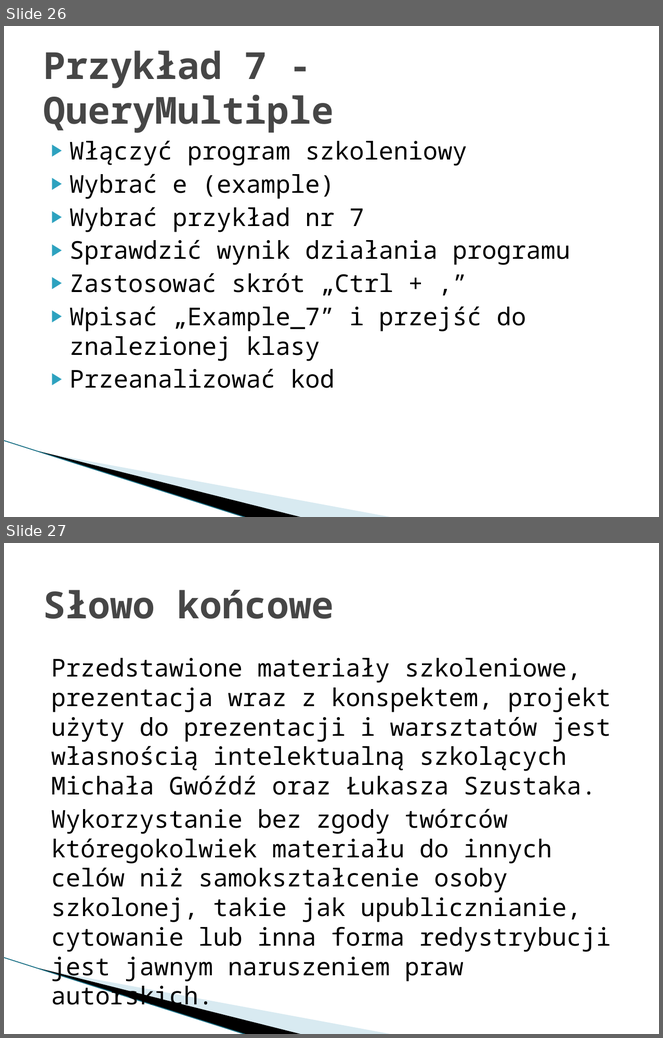
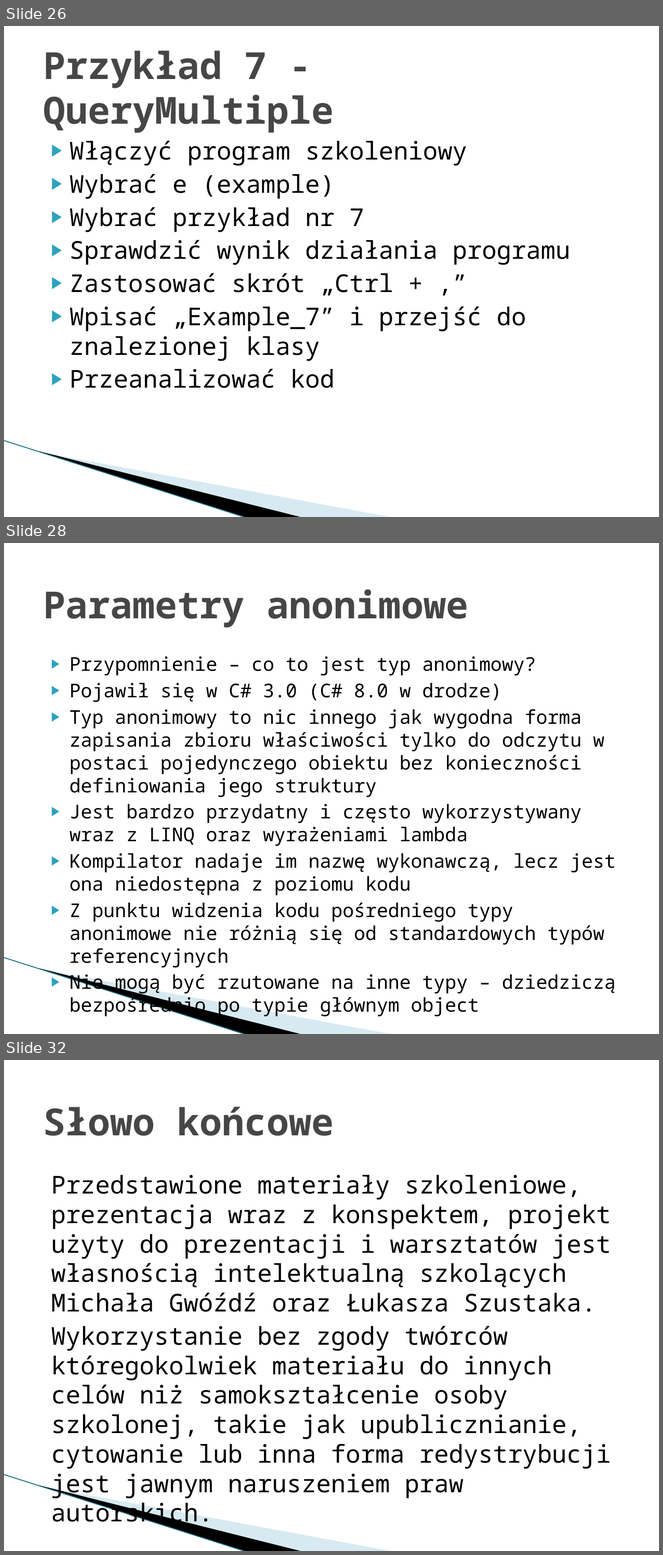
Before and after one commit to mietghar/Dapper_Workshop, a slide deck: Files/Szkolenie warsztatowe Dapper.pptx. Shown one above the other, each under a label of ours: slides 26 and 27 before the commit, slides 26, 28 and 32 after it; the slides between them are not shown. The pictures are 663x1038 and 663x1555 pixels, drawn with LibreOffice and Linux fonts; fonts in the diff are those of the drawing; background and template pictures are left out. Boxes give left, top, right and bottom in pixels: in the first picture for what was removed or moved away, otherwise in the second. Text is boxed around its words. In the diff, an @@ line names an element or a change of style, - is before the commit and + after.

```diff
--- a/Files/Szkolenie warsztatowe Dapper.pptx
+++ b/Files/Szkolenie warsztatowe Dapper.pptx
@@ slide 28 added at [4, 543, 659, 1034], background #FFFFFF; not listed: 3 template elements that a slide beside it also shows @@
@@ title added at [43, 589, 468, 628], 41 pt, text #464646, bold @@
+Parametry anonimowe
@@ text added at [70, 656, 616, 1018], 20.9 pt, text #000000 @@
+▶ Przypomnienie – co to jest typ anonimowy?
+▶ Pojawił się w C# 3.0 (C# 8.0 w drodze)
+▶ Typ anonimowy to nic innego jak wygodna forma zapisania zbioru właściwości tylko do odczytu w postaci pojedynczego obiektu bez konieczności definiowania jego struktury
+▶ Jest bardzo przydatny i często wykorzystywany wraz z LINQ oraz wyrażeniami lambda
+▶ Kompilator nadaje im nazwę wykonawczą, lecz jest ona niedostępna z poziomu kodu
+▶ Z punktu widzenia kodu pośredniego typy anonimowe nie różnią się od standardowych typów referencyjnych
+▶ Nie mogą być rzutowane na inne typy – dziedziczą bezpośrednio po typie głównym object
@@ what was slide 27 is now slide 32 @@
```
Also in this commit, not shown: 1 slide changed, 4 other slides added.
